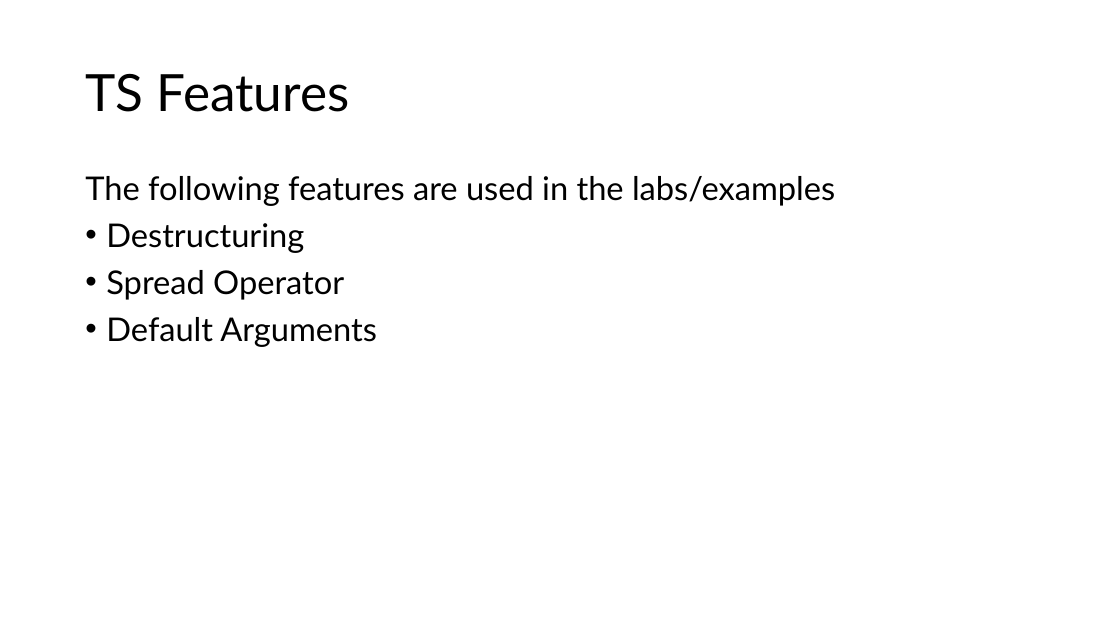
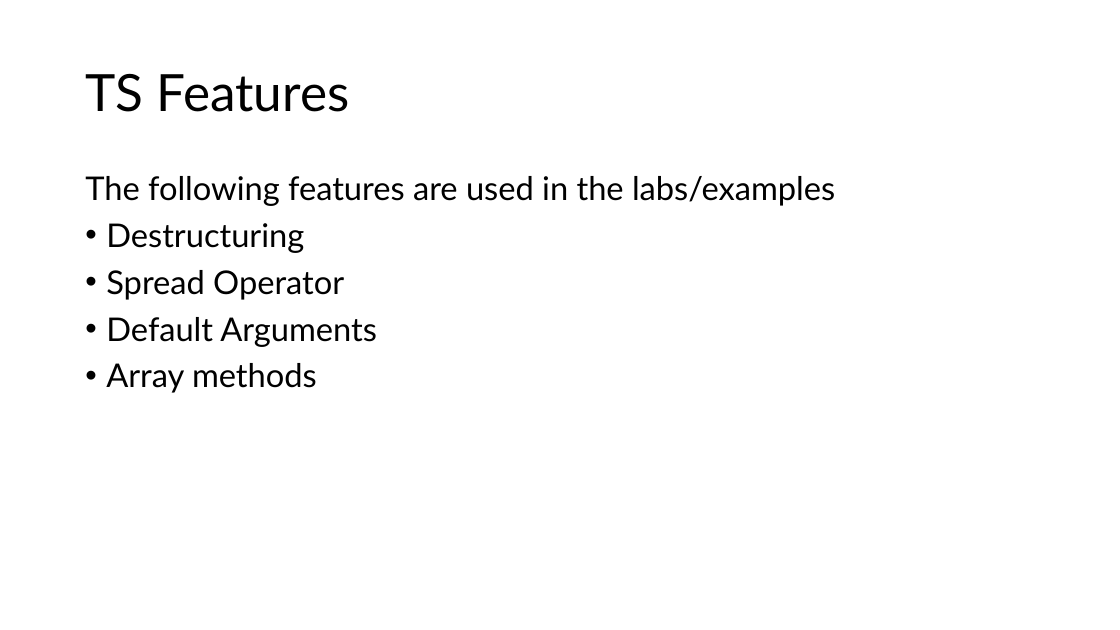
Before and after one commit to diarmuidoconnor/ewd-module-2025, a slide deck: slide 2 of topic06/talk-1/Typescript(Javascript) top-up.pptx. Drawn at 1120x630 pixels with LibreOffice and Linux fonts; fonts in the diff are those of the drawing. Boxes give left, top, right and bottom in pixels: in the first picture for what was removed or moved away, otherwise in the second. Text is boxed around its words. In the diff, an @@ line names an element or a change of style, - is before the commit and + after.

```diff
--- a/topic06/talk-1/Typescript(Javascript) top-up.pptx
+++ b/topic06/talk-1/Typescript(Javascript) top-up.pptx
@@ text at bbox=[106, 363, 317, 393]: paragraph added @@
+• Array methods
```
Also in this commit, not shown: 3 other slides changed, 1 slide added, 13 other files.
